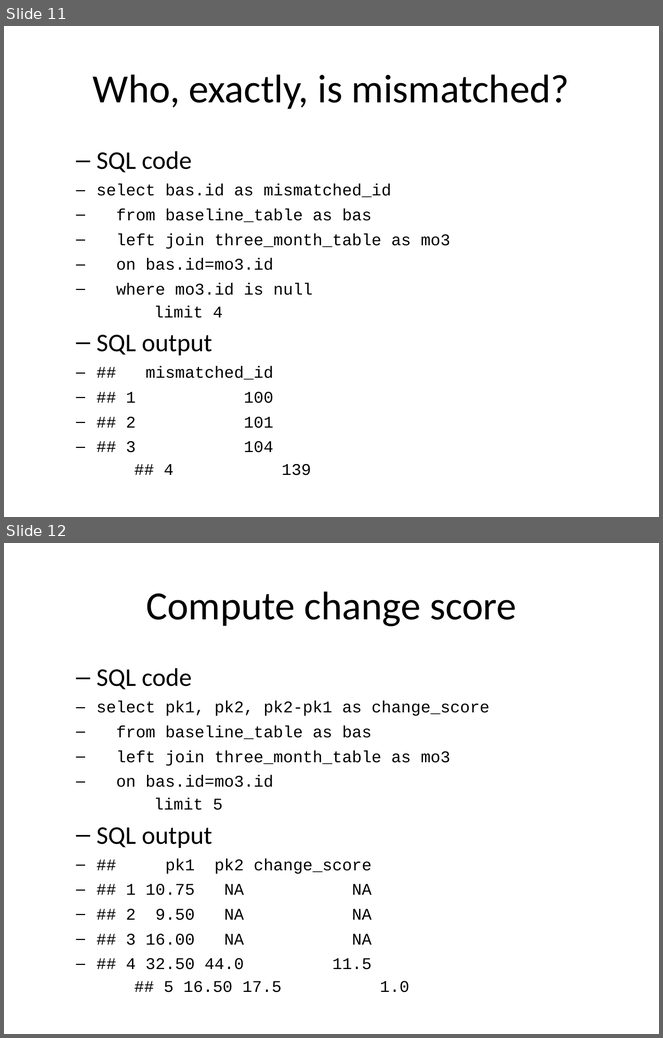
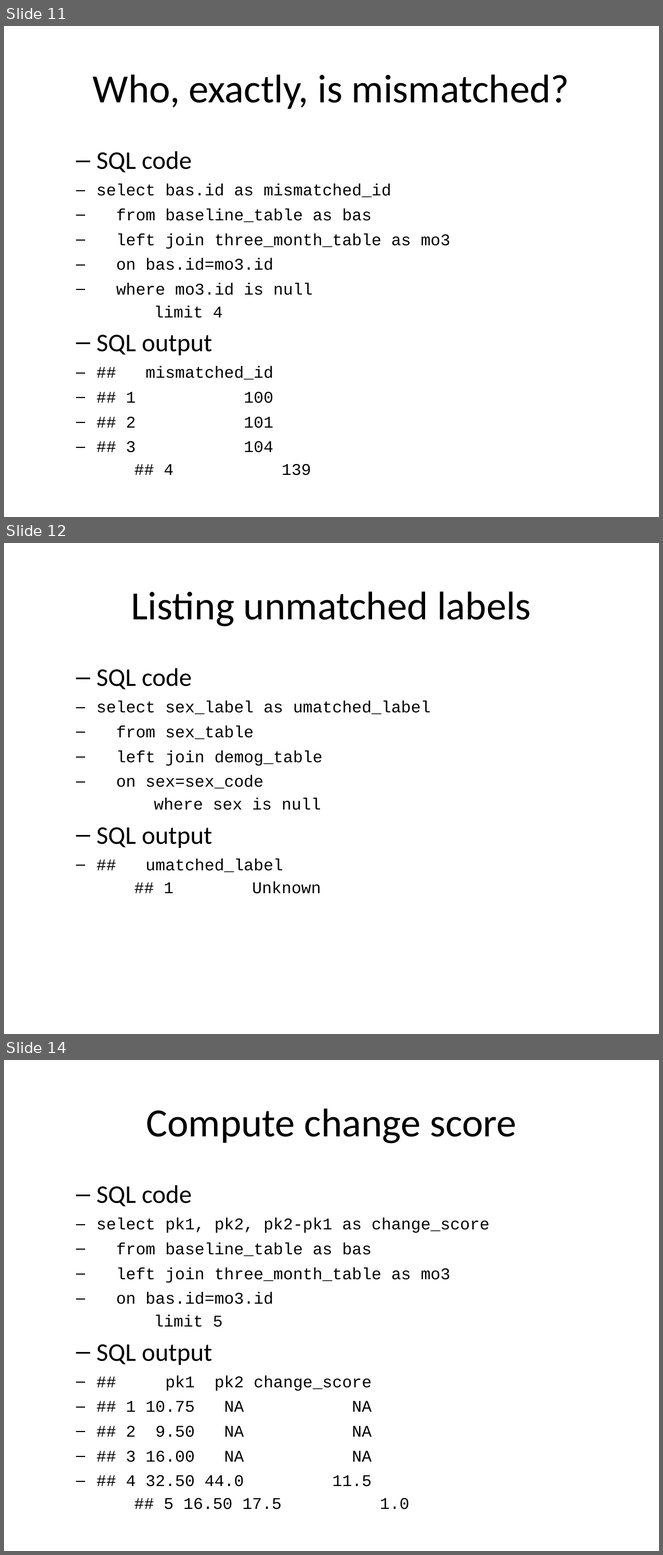
Before and after one commit to pmean/introduction-to-sql, a slide deck: src/counting-mismatches.pptx. Shown one above the other, each under a label of ours: slides 11 and 12 before the commit, slides 11, 12 and 14 after it; the slides between them are not shown. The pictures are 663x1038 and 663x1555 pixels, drawn with LibreOffice and Linux fonts; fonts in the diff are those of the drawing. Boxes give left, top, right and bottom in pixels: in the first picture for what was removed or moved away, otherwise in the second. Text is boxed around its words. In the diff, an @@ line names an element or a change of style, - is before the commit and + after.

Commit message:
Added unmatched label example to counting-mismatches.Rmd

```diff
--- a/src/counting-mismatches.pptx
+++ b/src/counting-mismatches.pptx
@@ slide 12 added at [4, 543, 659, 1034], background #FFFFFF @@
@@ title added at [131, 591, 531, 627], 44 pt, text #000000 @@
+Listing unmatched labels
@@ text added at [97, 668, 431, 894], 18 pt, text #000000 @@
+  – SQL code
+select sex_label as umatched_label
+from sex_table
+left join demog_table
+on sex=sex_code
+where sex is null
+  – SQL output
+## umatched_label
+## 1 Unknown
@@ what was slide 12 is now slide 14 @@
```
Also in this commit, not shown: 1 slide changed, 3 other slides added, 1 slide removed, 1 other file.
